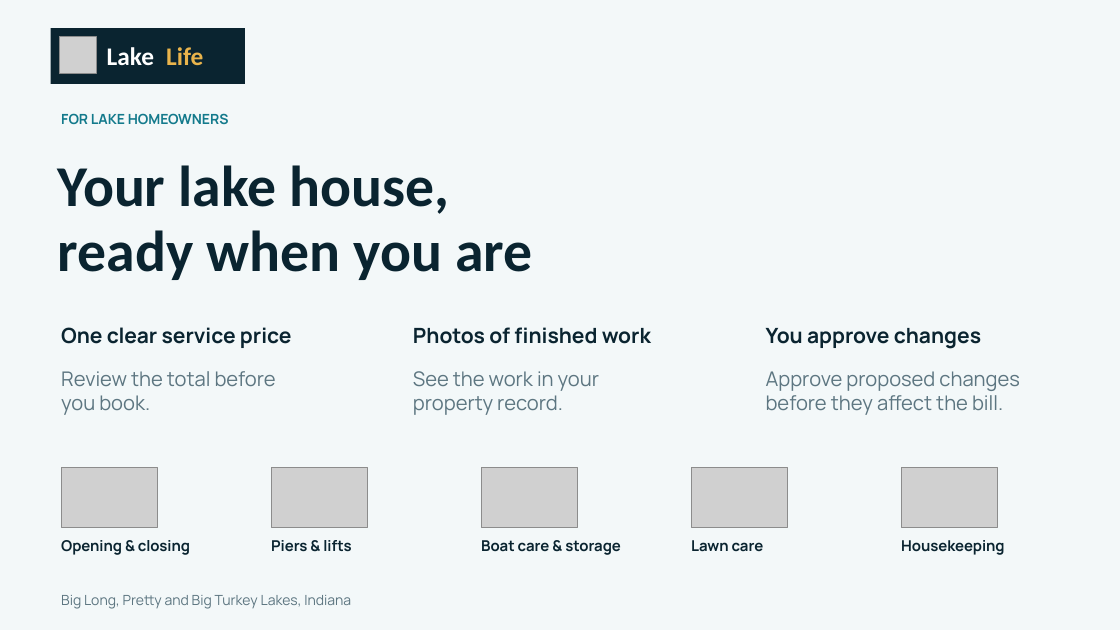
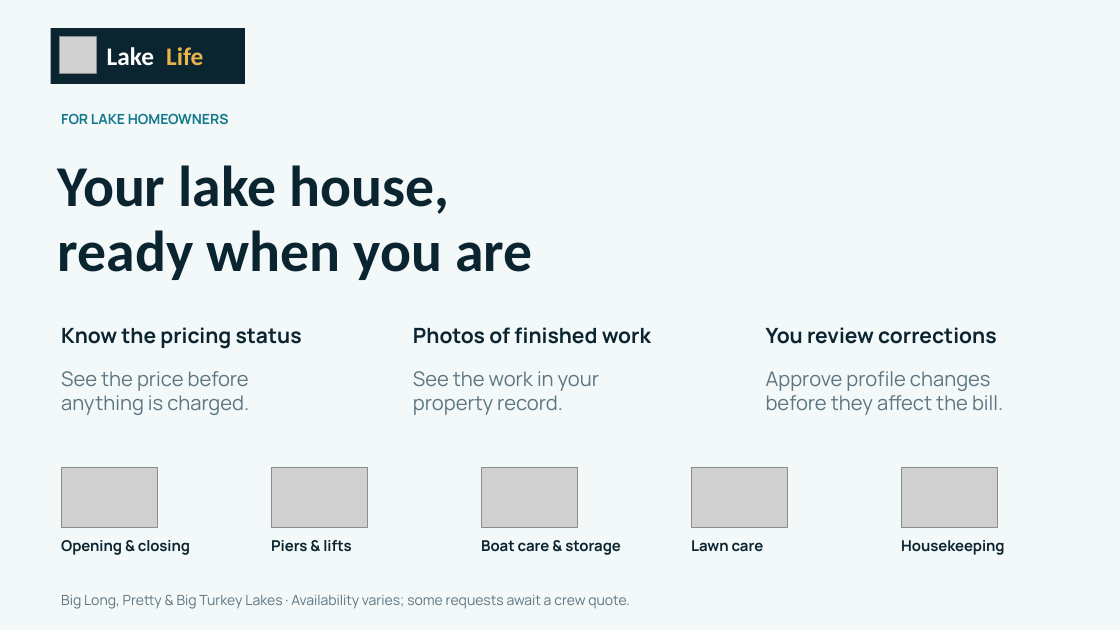
Before and after one commit to BDDevCo/lakelife, a slide deck: slide 2 of output/presentations/LakeLife-Recruitment-Pitch.pptx. Drawn at 1120x630 pixels with LibreOffice and Linux fonts; fonts in the diff are those of the drawing; grey boxes stand for pictures. Boxes give left, top, right and bottom in pixels: in the first picture for what was removed or moved away, otherwise in the second. Text is boxed around its words. In the diff, an @@ line names an element or a change of style, - is before the commit and + after.

```diff
--- a/output/presentations/LakeLife-Recruitment-Pitch.pptx
+++ b/output/presentations/LakeLife-Recruitment-Pitch.pptx
@@ text at (x1=61, y1=327, x2=302, y2=349): text changed @@
-One clear service price
+Know the pricing status
@@ text at (x1=766, y1=327, x2=996, y2=344): text changed @@
-You approve changes
+You review corrections
@@ text at (x1=61, y1=371, x2=249, y2=415): text changed @@
-Review the total before
-you book.
+See the price before
+anything is charged.
@@ text at (x1=766, y1=371, x2=991, y2=391): text changed @@
-Approve proposed changes
+Approve profile changes
@@ text at (x1=61, y1=595, x2=630, y2=609): text changed @@
-Big Long, Pretty and Big Turkey Lakes, Indiana
+Big Long, Pretty & Big Turkey Lakes · Availability varies; some requests await a crew quote.
```
Also in this commit, not shown: 1 other slide changed, 48 other files.
